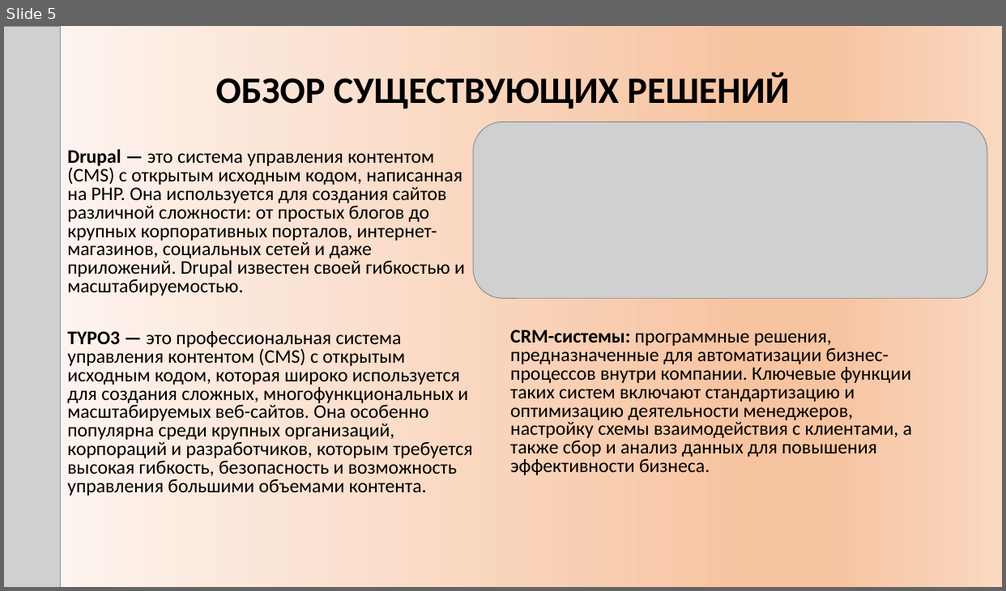
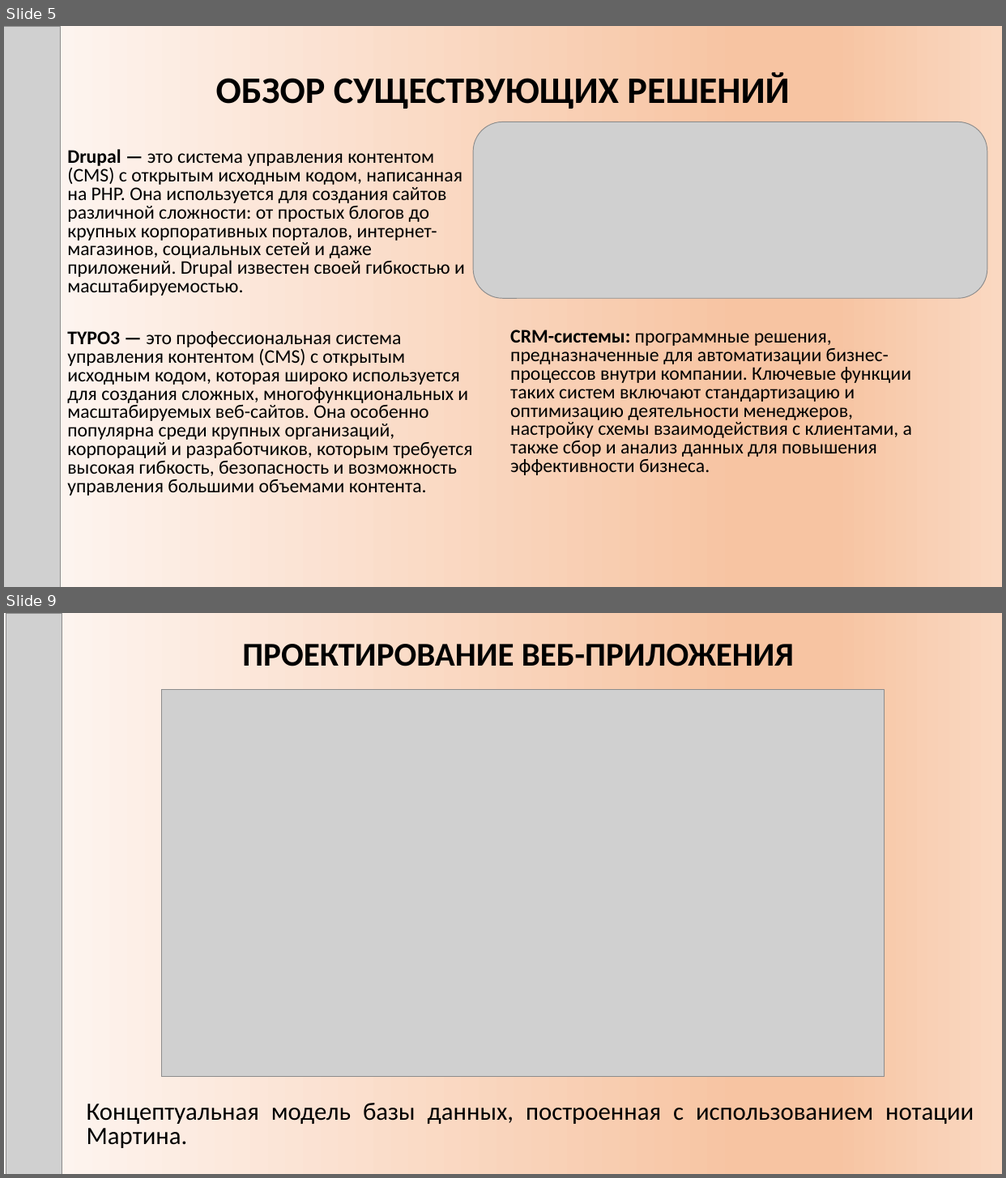
Before and after one commit to DaniilTropin11/IB-Company, a slide deck: Презентация ВКР ВО.pptx. Shown one above the other, each under a label of ours: slide 5 before the commit, slides 5 and 9 after it; the slides between them are not shown. The pictures are 1006x591 and 1006x1178 pixels, drawn with LibreOffice and Linux fonts; fonts in the diff are those of the drawing; grey boxes stand for pictures. Boxes give left, top, right and bottom in pixels: in the first picture for what was removed or moved away, otherwise in the second. Text is boxed around its words. In the diff, an @@ line names an element or a change of style, - is before the commit and + after.

```diff
--- a/Презентация ВКР ВО.pptx
+++ b/Презентация ВКР ВО.pptx
@@ slide 9 added at (4, 613, 1002, 1174), background gradient #FEF8F5 to #F7C5A2 to #FAD8C1 @@
@@ picture added at (6, 613, 62, 1174) @@
@@ title added at (242, 644, 794, 666), 32 pt, text #000000, bold @@
+ПРОЕКТИРОВАНИЕ ВЕБ-ПРИЛОЖЕНИЯ
@@ picture added at (162, 689, 885, 1076) @@
@@ text added at (87, 1103, 974, 1148), 24 pt, text #000000 @@
+Концептуальная модель базы данных, построенная с использованием нотации Мартина.
```
Also in this commit, not shown: 2 slides changed, 3 other slides added.
